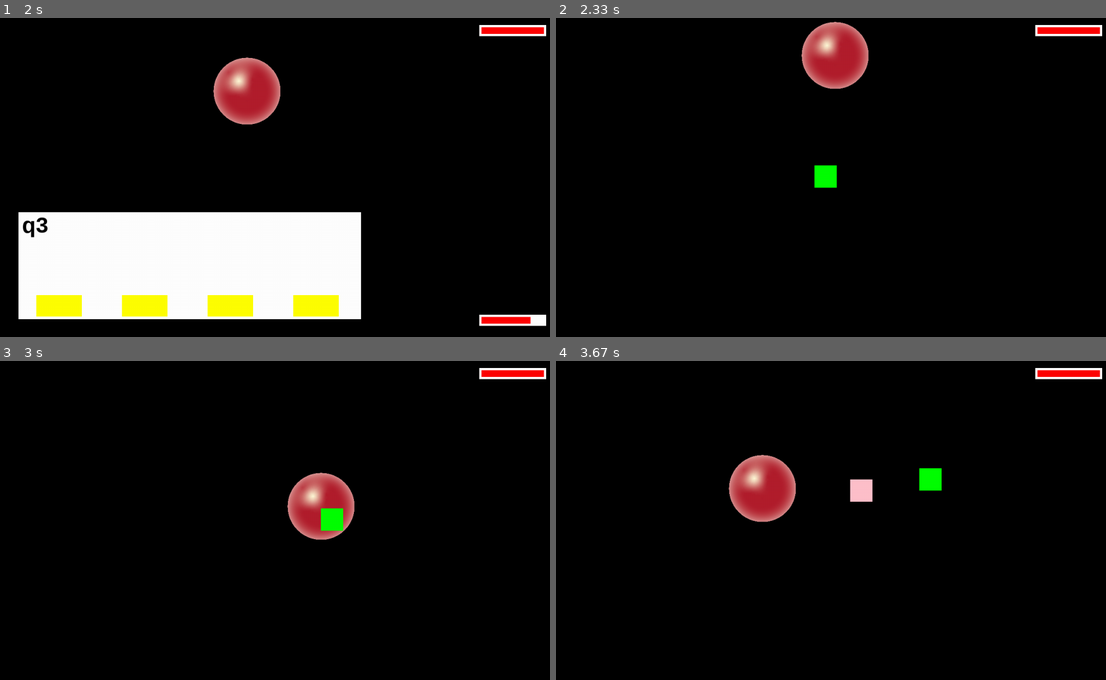
Above: before the commit, frames 1-4 (two rows, left to right).
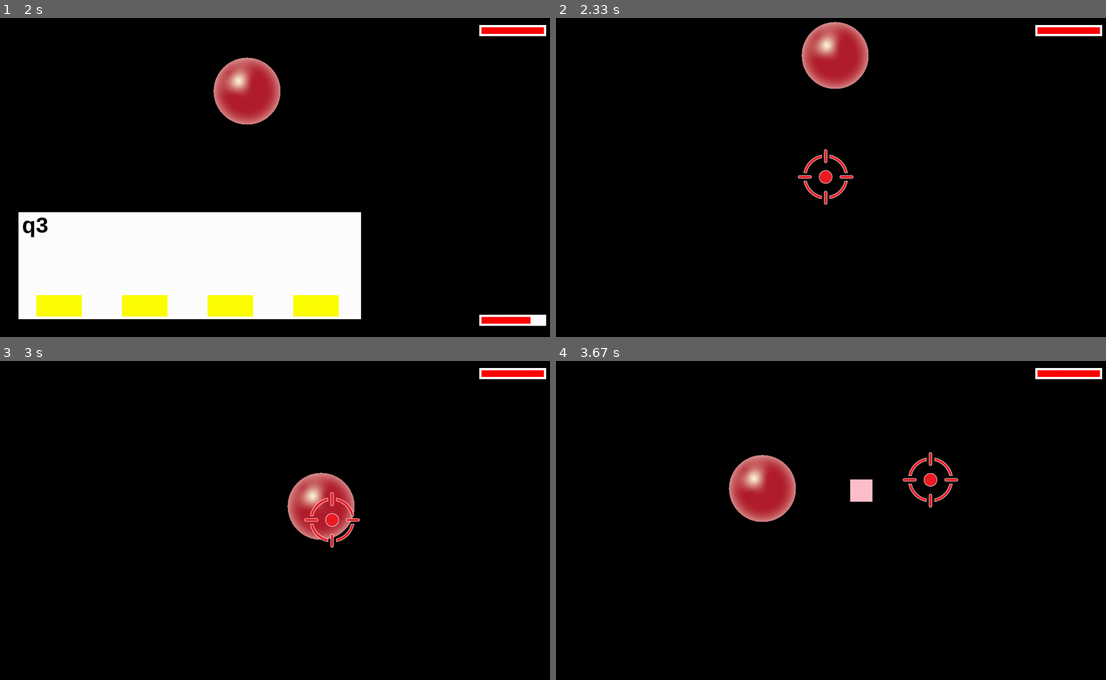
Above: after the commit, the same moments.

Repository: hsiang086/crc-static-exhibition
Game: pygame game, started from main/third_scene.py
Two runs of this game, one before a commit and one after it. Both use one fixed random seed, a clock stepped at 60 frames per second and the inputs below.
Inputs (mouse positions are in pixels of both pictures, inside the frame that each line leads up to):
- Up to frame 1 (2 s): click (60, 305) at 0.38 s
- Up to frame 2 (2.33 s): click (699, 305) at 2.22 s
- Up to frame 3 (3 s): hold Right 2.5-2.97 s; move the mouse to (220, 494) at 2.53 s
- Up to frame 4 (3.67 s): hold Up 3-3.3 s; tap Space at 3.07, 3.4 s; hold Right from 3.33 s (still down)

Frame 1 is identical in both runs. In frame 2, 0.6% of the frame differs, in the area x 43-55%, y 41-59%; in frame 3, 0.6%; in frame 4, 0.6%, in the area x 62-74%, y 28-46%.

Commit message:
image load

Diff:
--- /dev/null
+++ b/main/images/third_scene_images/coordinates.txt
@@ -0,0 +1,37 @@
+##畫面最左上角的點是x = 0, y = 0，x共1920, y共1080
+#提問視窗
+main_frame.png x = 960, y = 1620
+A.png x = 360, y = 866
+B.png x = 760, y = 866
+C.png x = 1160, y = 866
+D.png x = 1560, y = 866
+
+#生命框--b表氣球、p表玩家
+bHp_frame.png x = 960, y = 66
+bHp_multiplier_frame.png x = 1453, y = 66
+pHp_frame.png x = 471, y = 638
+
+#生命條
+bHp_bar_outline.png x = 960, y = 81
+bHp_bar_seg1.png x = 640, y = 81
+bHp_bar_seg2.png x = 800, y = 81
+bHp_bar_seg3.png x = 960, y = 81
+bHp_bar_seg4.png x = 1120, y = 81
+bHp_bar_seg5.png x = 1280, y = 81
+
+pHp_bar_outline.png x = 471, y = 652
+pHp_bar_seg1.png x = 237, y = 652
+pHp_bar_seg2.png x = 354, y = 652
+pHp_bar_seg3.png x = 471, y = 652
+pHp_bar_seg4.png x = 588, y = 652
+pHp_bar_seg5.png x = 705, y = 652
+
+#彈藥
+ammo_frame.png x = 1690, y = 638
+ammo_icon.png x = 1650, y = 638
+
+#推薦文字中心座標(大略)
+氣球hp x = 960, y = 48
+氣球hp條數 x = 1453, y = 73
+玩家hp x = 471, y = 626
+彈藥數量 x = 1719, y = 638
--- a/main/third_scene.py
+++ b/main/third_scene.py
@@ -141,8 +141,8 @@
 class Aim(pygame.sprite.Sprite):
     def __init__(self):
         super().__init__()
-        self.image = pygame.Surface((50,50))
-        self.image.fill("green")
+        self.image = pygame.image.load(os.path.join("images","crosshair.png")).convert_alpha()
+        #self.image = pygame.transform.scale(self.image, (100, 100))
         self.rect = self.image.get_rect()
         self.speed = 5
         self.rect.centerx = x_center
Binary file added: main/images/crosshair.png
Binary file added: main/images/third_scene_images/ammo_icon.png
Binary file added: main/images/third_scene_images/balloon_red.png
Binary file added: main/images/third_scene_images/balloon_white.png
Binary file added: main/images/third_scene_images/bg.png
Binary file added: main/images/third_scene_images/crosshair.png
Binary file added: main/images/third_scene_images/frame/A.png
Binary file added: main/images/third_scene_images/frame/B.png
Binary file added: main/images/third_scene_images/frame/C.png
Binary file added: main/images/third_scene_images/frame/D.png
Binary file added: main/images/third_scene_images/frame/ammo_frame.png
Binary file added: main/images/third_scene_images/frame/bHp_frame.png
(and 16 more such lines)
